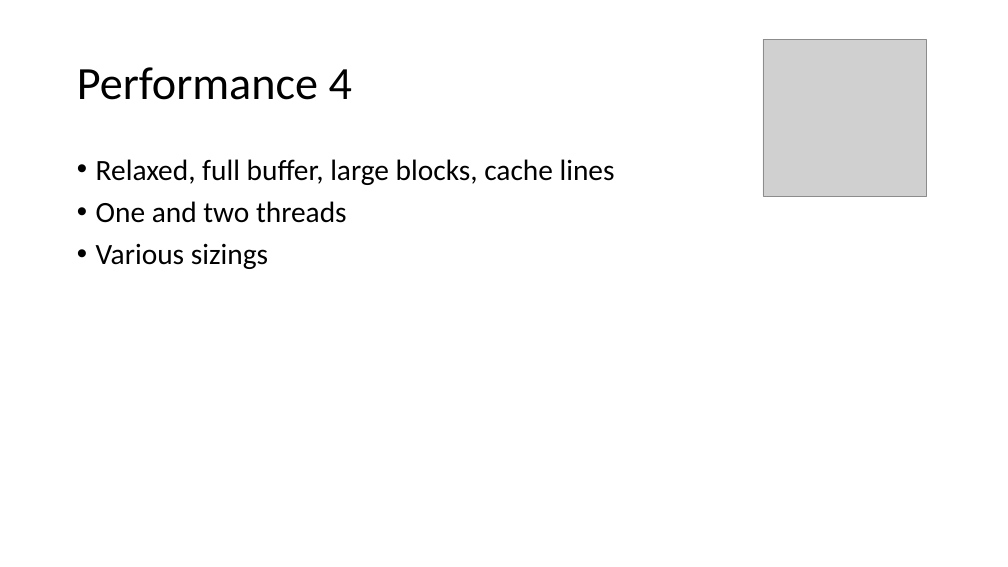
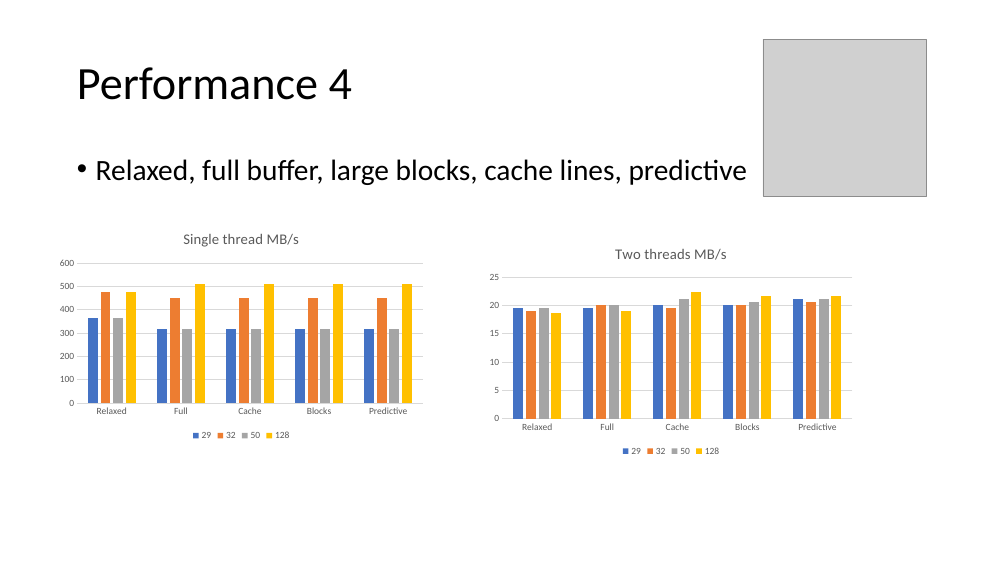
Before and after one commit to ChrisLomont/RingBuffer, a slide deck: slide 28 of Making a Ringbuffer.pptx (slide 24 before the commit). Drawn at 1008x567 pixels with LibreOffice and Linux fonts; fonts in the diff are those of the drawing; grey boxes stand for pictures. Boxes give left, top, right and bottom in pixels: in the first picture for what was removed or moved away, otherwise in the second. Text is boxed around its words. In the diff, an @@ line names an element or a change of style, - is before the commit and + after.

```diff
--- a/Making a Ringbuffer.pptx
+++ b/Making a Ringbuffer.pptx
@@ text at (96,159,747,185): text changed @@
-• Relaxed, full buffer, large blocks, cache lines
-• One and two threads
-• Various sizings
+• Relaxed, full buffer, large blocks, cache lines, predictive
@@ column chart added at (52,218,430,445) @@
+title "Single thread MB/s "
+categories: Relaxed, Full, Cache, Blocks, Predictive
+29: 360, 320, 320, 320, 320
+32: 480, 450, 450, 450, 450
+50: 360, 320, 320, 320, 320
+128: 480, 510, 510, 510, 510
@@ column chart added at (482,233,861,460) @@
+title "Two threads MB/s "
+categories: Relaxed, Full, Cache, Blocks, Predictive
+29: 19.5, 19.5, 20, 20, 21.1
+32: 19, 20, 19.5, 20, 20.6
+50: 19.5, 20, 21.1, 20.6, 21.1
+128: 18.6, 19, 22.4, 21.7, 21.7
```
Also in this commit, not shown: 8 other slides changed, 8 slides added, 3 slides removed, 4 other files.
